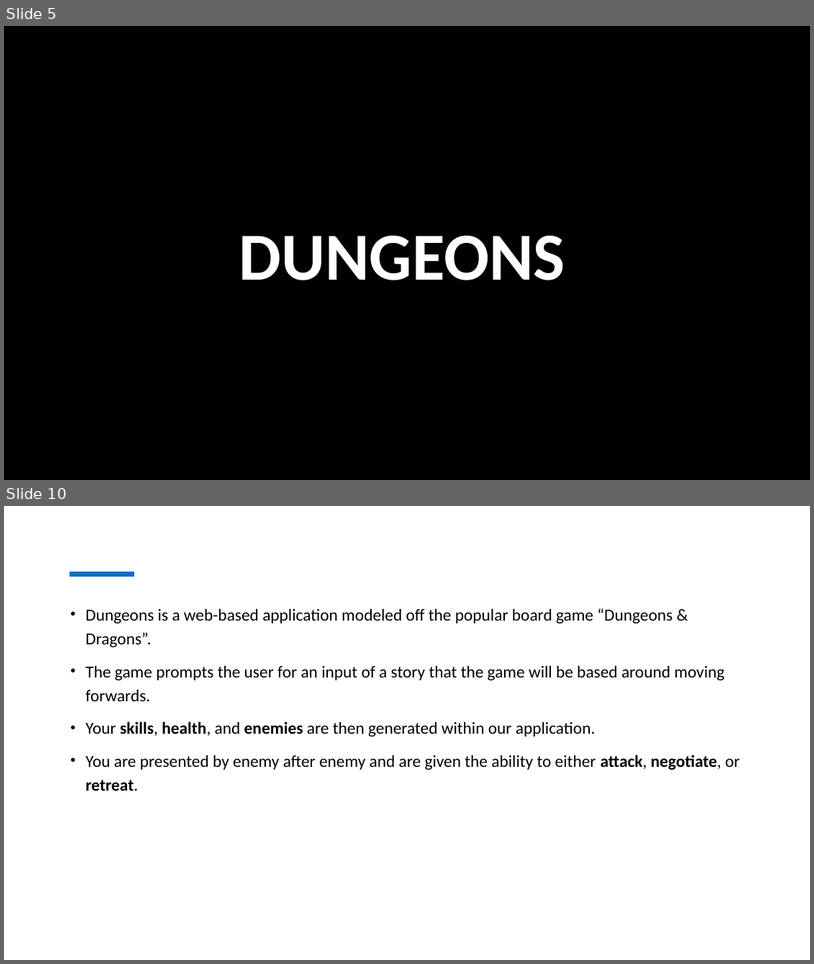
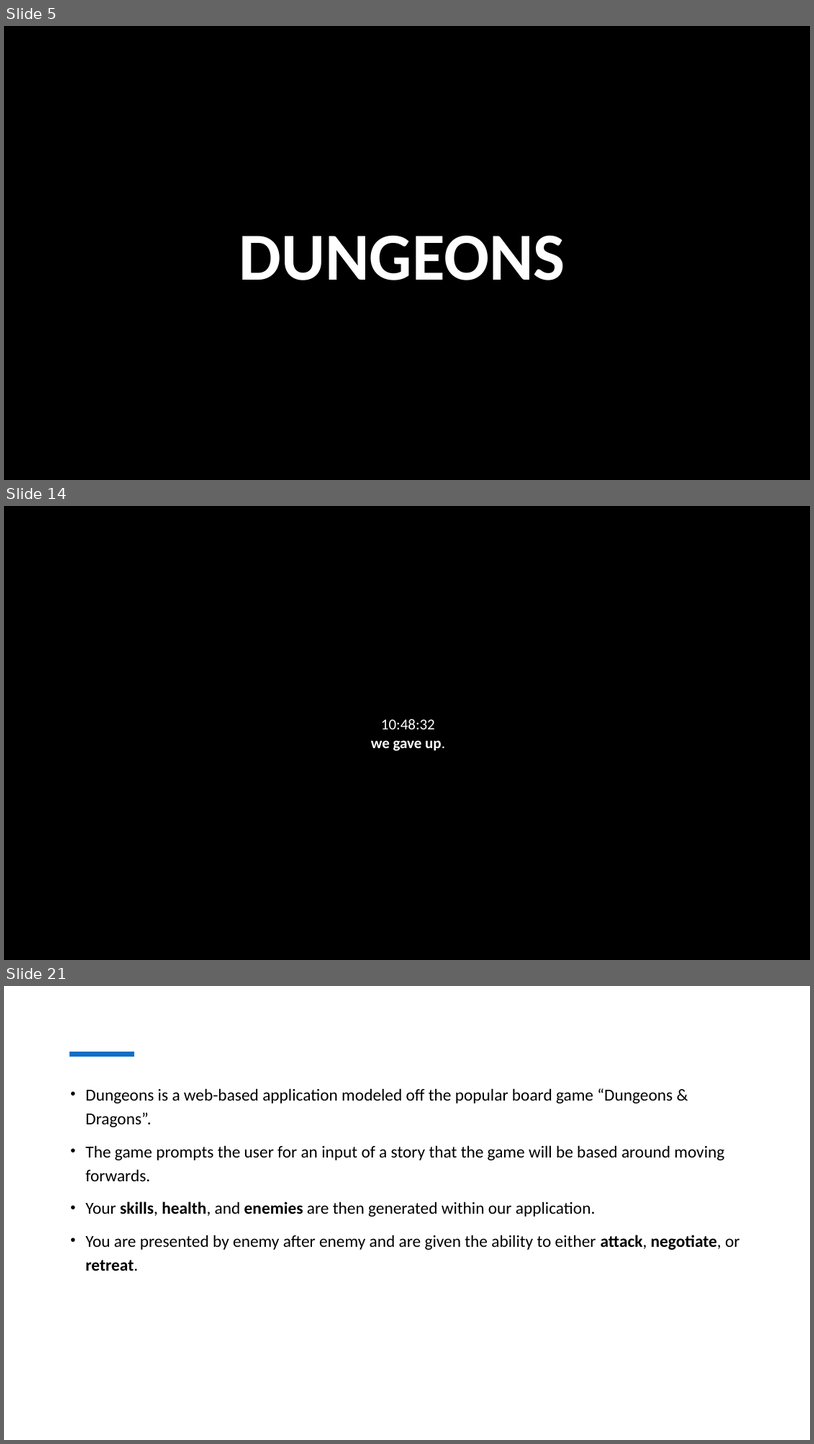
Before and after one commit to corbinmgraham/dungeons, a slide deck: Presentation.pptx. Shown one above the other, each under a label of ours: slides 5 and 10 before the commit, slides 5, 14 and 21 after it; the slides between them are not shown. The pictures are 814x964 and 814x1444 pixels, drawn with LibreOffice and Linux fonts; fonts in the diff are those of the drawing. Boxes give left, top, right and bottom in pixels: in the first picture for what was removed or moved away, otherwise in the second. Text is boxed around its words. In the diff, an @@ line names an element or a change of style, - is before the commit and + after.

```diff
--- a/Presentation.pptx
+++ b/Presentation.pptx
@@ slide 14 added at (x1=4, y1=506, x2=810, y2=960), background #FFFFFF @@
@@ rectangle added at (x1=4, y1=506, x2=810, y2=960), fill #000000, 18 pt, text #FFFFFF @@
+10:48:32
+we gave up.
@@ what was slide 10 is now slide 21 @@
```
Also in this commit, not shown: 4 slides changed, 11 other slides added, 1 slide removed.
